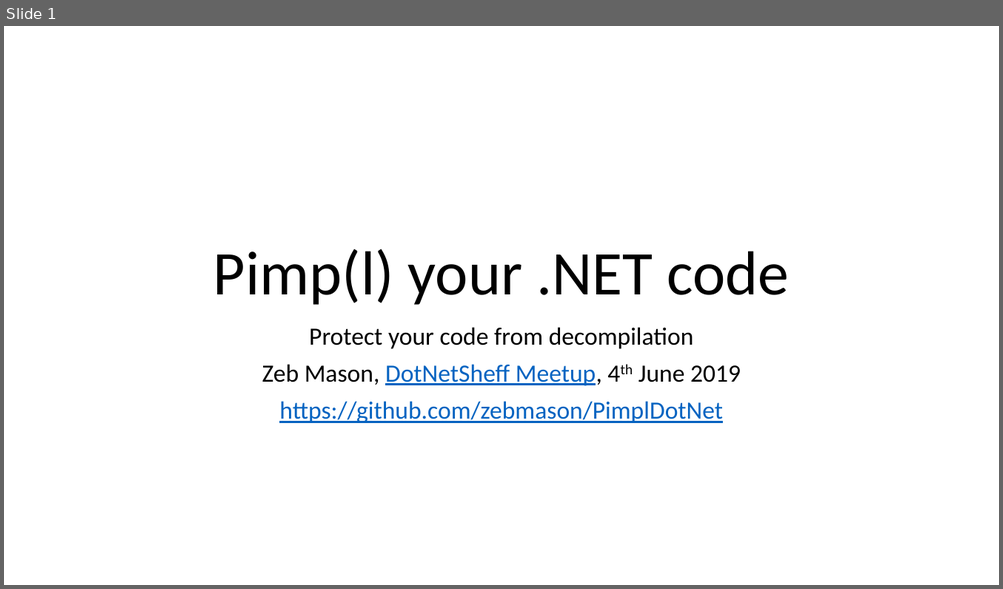
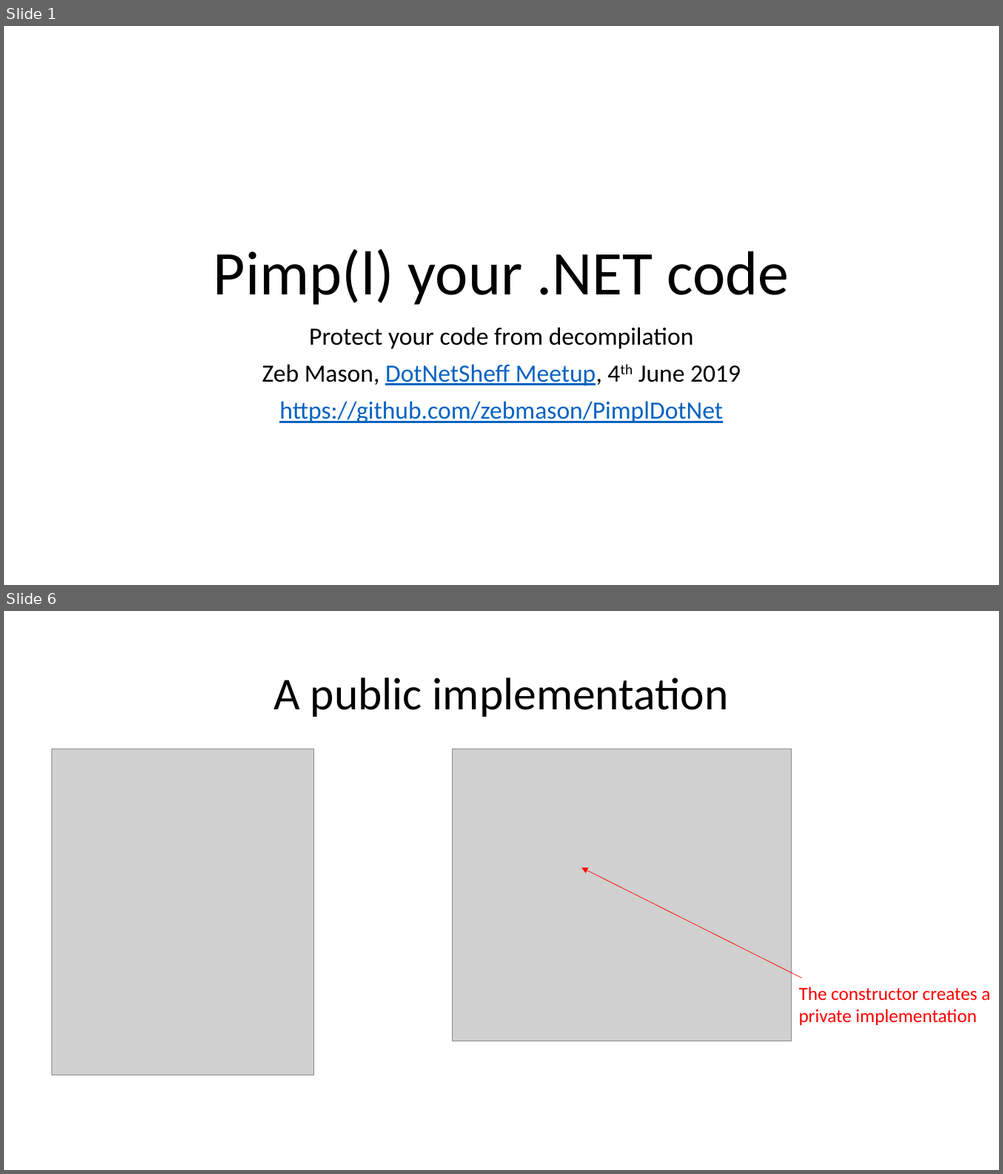
Before and after one commit to zebmason/PimplDotNet, a slide deck: PimplDotNet.pptx. Shown one above the other, each under a label of ours: slide 1 before the commit, slides 1 and 6 after it; the slides between them are not shown. The pictures are 1003x589 and 1003x1174 pixels, drawn with LibreOffice and Linux fonts; fonts in the diff are those of the drawing; grey boxes stand for pictures. Boxes give left, top, right and bottom in pixels: in the first picture for what was removed or moved away, otherwise in the second. Text is boxed around its words. In the diff, an @@ line names an element or a change of style, - is before the commit and + after.

```diff
--- a/PimplDotNet.pptx
+++ b/PimplDotNet.pptx
@@ slide 6 added at (x1=4, y1=611, x2=999, y2=1170), background #FFFFFF @@
@@ title added at (x1=273, y1=678, x2=728, y2=717), 44 pt, text #000000 @@
+A public implementation
@@ picture added at (x1=52, y1=749, x2=313, y2=1076) @@
@@ picture added at (x1=452, y1=749, x2=791, y2=1042) @@
@@ arrow added from (802, 978) to (581, 868), #FF0000 0.5 pt @@
@@ text added at (x1=799, y1=987, x2=990, y2=1025), 18 pt, text #FF0000 @@
+The constructor creates a private implementation
```
Also in this commit, not shown: 6 slides changed, 7 other slides added.
